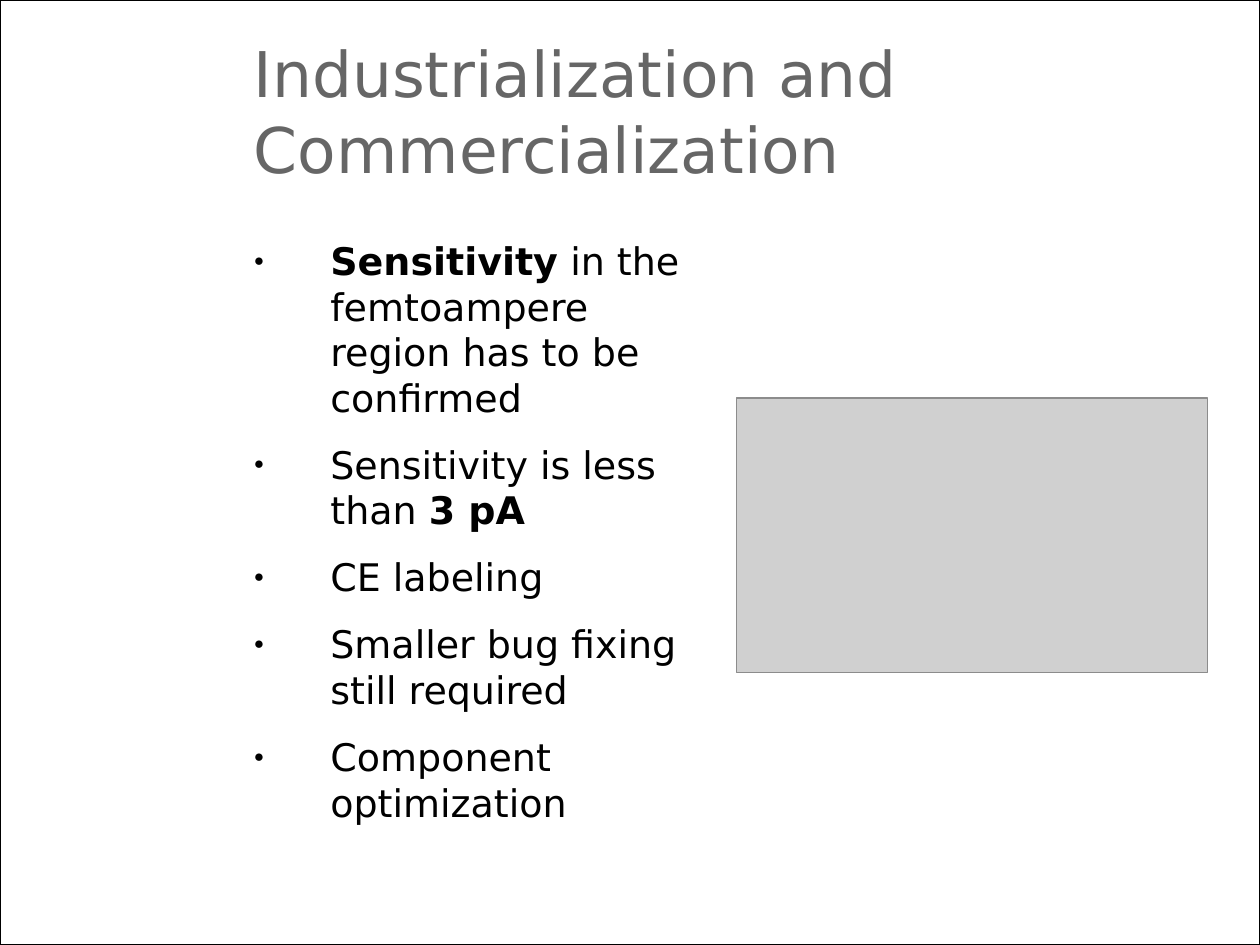
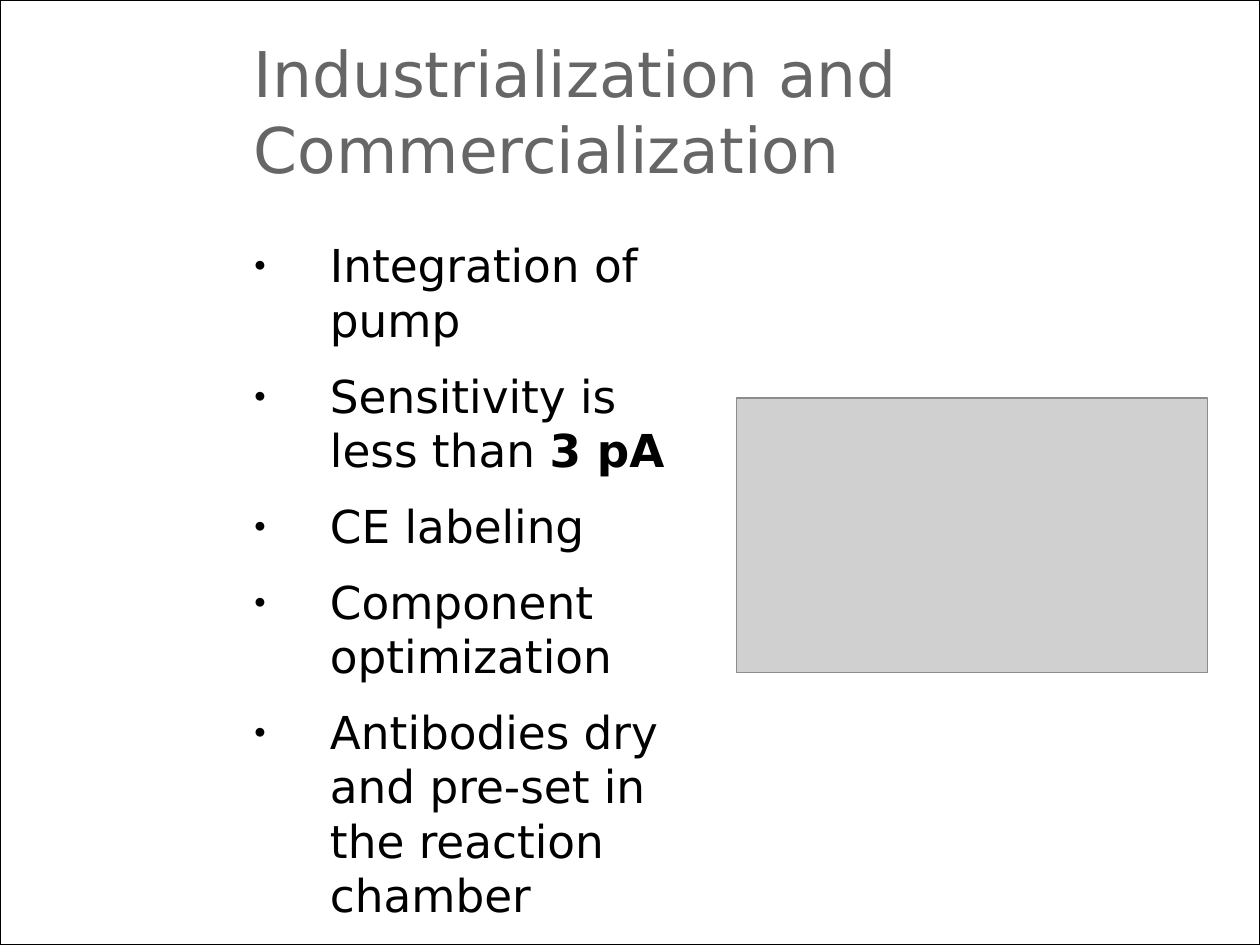
Before and after one commit to m3x1m0m/UppSense, a slide deck: slide 12 of docs/presentations/translational_pitch.ppt (slide 10 before the commit). Drawn at 1260x945 pixels with LibreOffice and Linux fonts; fonts in the diff are those of the drawing; grey boxes stand for pictures; background and template pictures are left out. Boxes give left, top, right and bottom in pixels: in the first picture for what was removed or moved away, otherwise in the second. Text is boxed around its words. In the diff, an @@ line names an element or a change of style, - is before the commit and + after.

```diff
--- a/docs/presentations/translational_pitch.ppt
+++ b/docs/presentations/translational_pitch.ppt
@@ text at (330, 247, 638, 347): text changed; size 21.7 to 25.9 pt @@
-● Sensitivity in the femtoampere region has to be confirmed
+● Integration of pump
@@ text at (330, 378, 665, 683): size 21.7 to 25.9 pt in "Sensitivity is less than 3 pA", "CE labeling", "Component optimization"; indent changed @@
@@ text at (330, 629, 676, 712): paragraph removed @@
-● Smaller bug fixing still required
@@ text at (330, 714, 658, 913): paragraph added @@
+● Antibodies dry and pre-set in the reaction chamber
```
Also in this commit, not shown: 7 other slides changed, 5 slides added, 3 slides removed, 8 other files.
